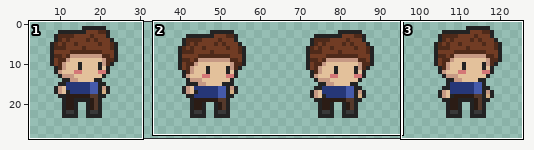
Sprite sheet -- sprites/idle.png. Above: a wide view before the commit, with the close-up outlined.
Close-up. Old version:
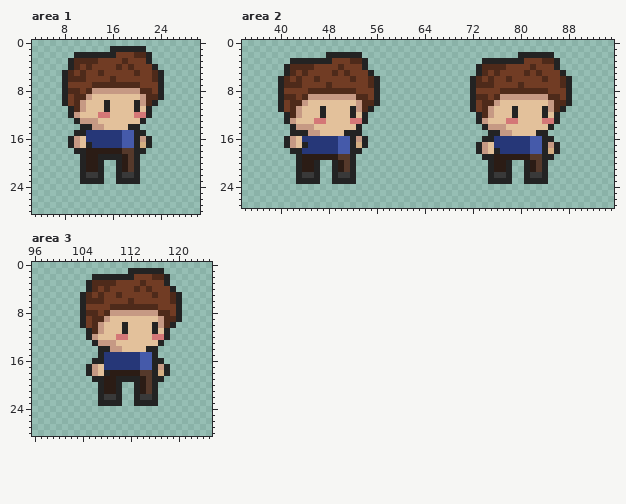
The file is 128x32 pixels. Shown: area 1: x 3..30, y 0..28; area 2: x 34..95, y 0..27; area 3: x 96..125, y 0..28. The wide view leaves out empty margins.
After:
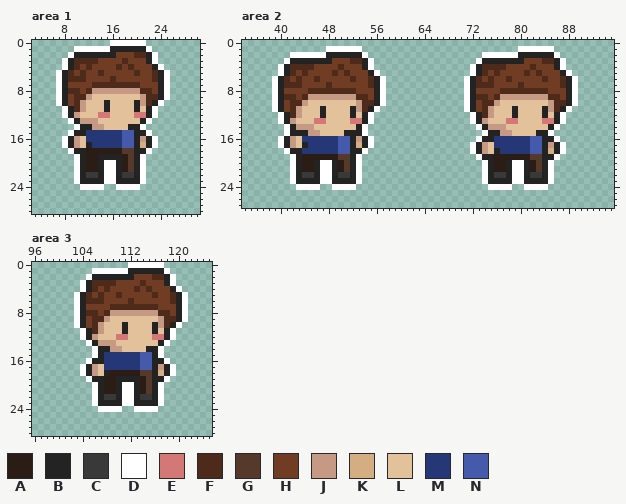
Palette (. is transparent): A #2b1c15  B #232323  C #393939  D #ffffff  E #d47777  F #4e2a1a  G #55392b  H #713c24  J #c69984  K #d4ae82  L #e3c19b  M #263778  N #455aaa
From old to new:
Changed rows in their new state; - is an unchanged pixel.
Area 1:
first column x 7:
 0 ---------DDDDDD----
 1 ---DDDDDD------D---
 2 --D-------------D--
 3 -D--------------D--
 4 -D---------------D-
 5 D-----------------D
 6 D-----------------D
 7 D-----------------D
 8 D-----------------D
 9 D-----------------D
10 D----------------D-
11 -D--------------D--
12 -D--------------D--
13 --D------------D---
14 ---D----------D----
15 --D------------D---
16 -D--------------D--
17 -D--------------D--
18 --D------------D---
19 ---D----------D----
20 ---D----DD----D----
21 ---D----DD----D----
22 ---D----DD----D----
23 ---D----DD----D----
24 ----DDDD--DDDD-----
Area 2:
first column x 39:
 1 ---------DDDDDD--------------------------DDDDDD----
 2 ---DDDDDD------D-------------------DDDDDD------D---
 3 --D-------------D-----------------D-------------D--
 4 -D--------------D----------------D--------------D--
 5 -D---------------D---------------D---------------D-
 6 D-----------------D-------------D-----------------D
 7 D-----------------D-------------D-----------------D
 8 D-----------------D-------------D-----------------D
 9 D-----------------D-------------D-----------------D
10 D-----------------D-------------D-----------------D
11 D----------------D--------------D----------------D-
12 -D--------------D----------------D--------------D--
13 -D--------------D----------------D--------------D--
14 --D------------D------------------D------------D---
15 --D------------D-------------------D----------D----
16 -D--------------D-----------------D------------D---
17 -D--------------D----------------D--------------D--
18 --D------------D-----------------D--------------D--
19 ---D----------D-------------------D------------D---
20 ---D----DD----D--------------------D----DD----D----
21 ---D----DD----D--------------------D----DD----D----
22 ---D----DD----D--------------------D----DD----D----
23 ---D----DD----D--------------------D----DD----D----
24 ----DDDD--DDDD----------------------DDDD--DDDD-----
Area 3:
first column x 103:
 0 ---------DDDDDD----
 1 ---DDDDDD------D---
 2 --D-------------D--
 3 -D--------------D--
 4 -D---------------D-
 5 D-----------------D
 6 D-----------------D
 7 D-----------------D
 8 D-----------------D
 9 D-----------------D
10 D----------------D-
11 -D--------------D--
12 -D--------------D--
13 --D------------D---
14 ---D----------D----
15 ---D----------D----
16 --D------------D---
17 -D--------------D--
18 -D--------------D--
19 --D------------D---
20 ---D----DD----D----
21 ---D----DD----D----
22 ---D----DD----D----
23 ---D----DD----D----
24 ----DDDD--DDDD-----
